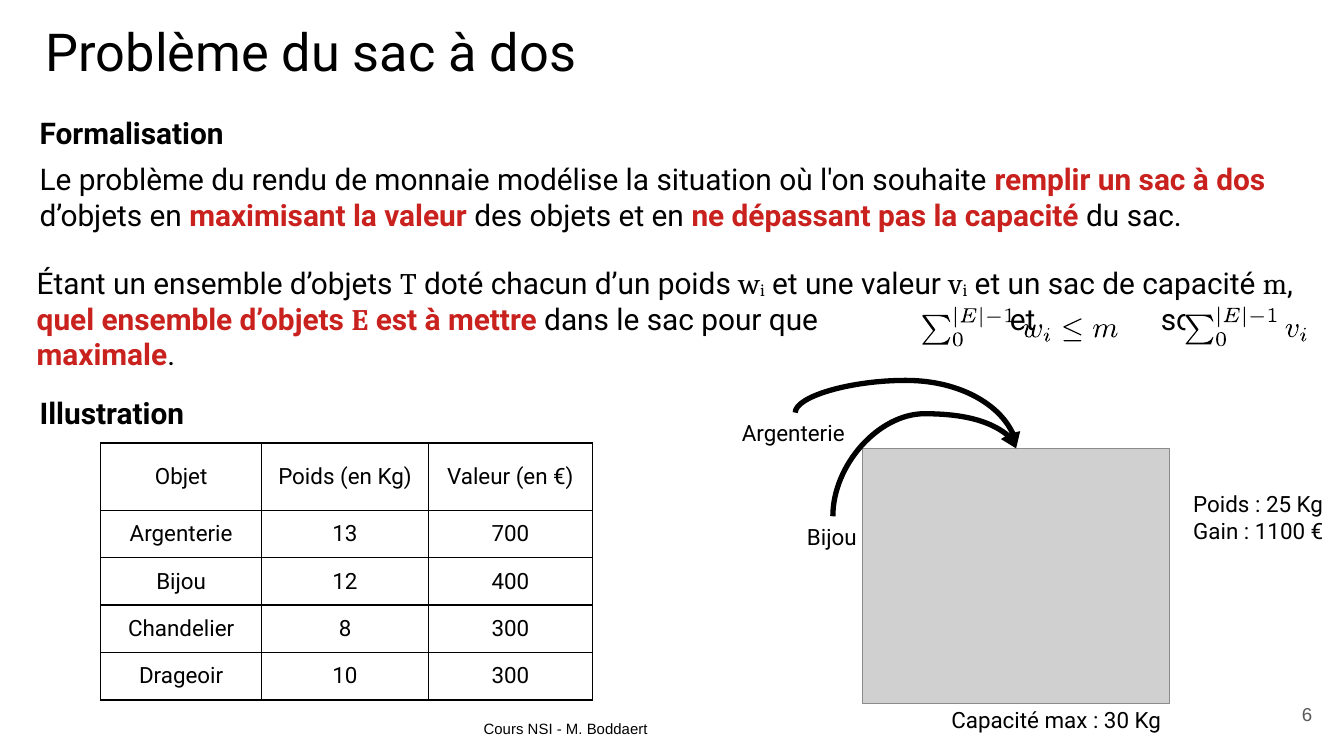
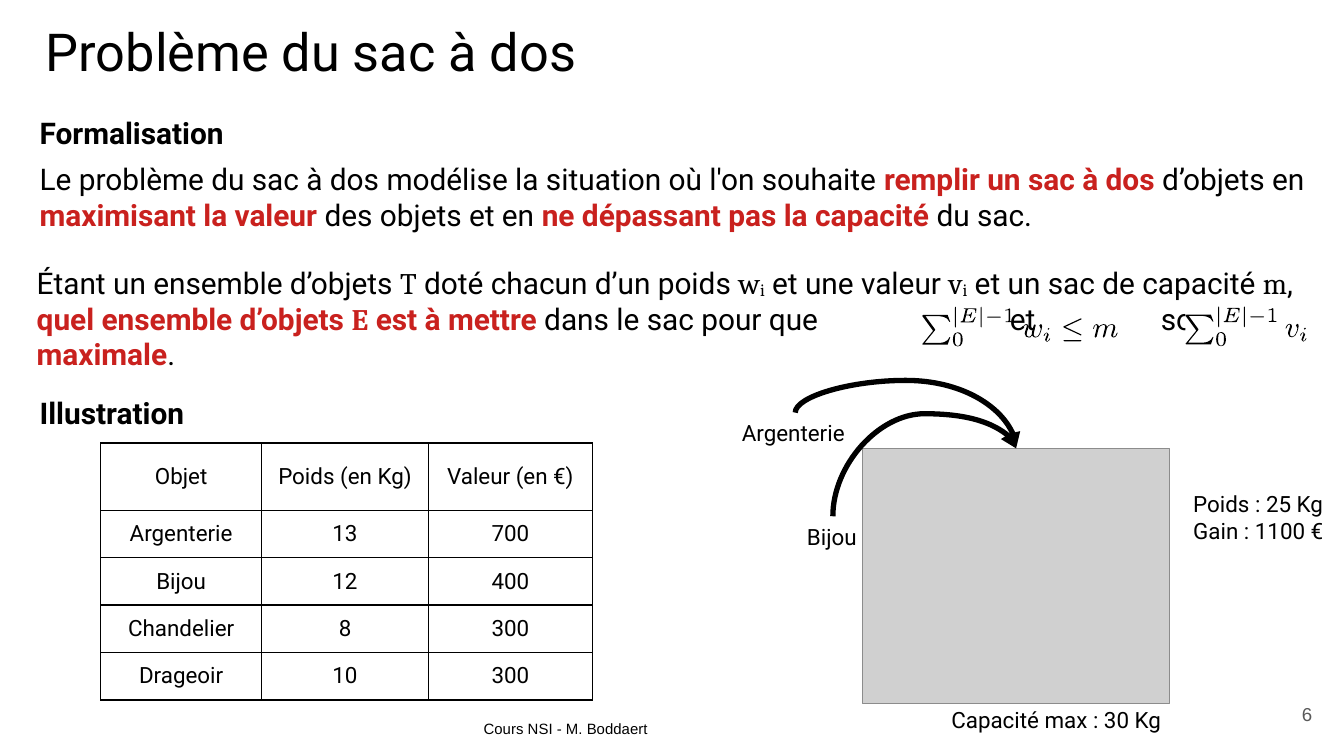
Before and after one commit to Philippe-Boddaert/Philippe-Boddaert.github.io, a slide deck: slide 6 of premiere/algorithmique/glouton/cours/diapo.odp. Drawn at 1344x756 pixels with LibreOffice and Linux fonts; fonts in the diff are those of the drawing; grey boxes stand for pictures; background and template pictures are left out. Boxes give left, top, right and bottom in pixels: in the first picture for what was removed or moved away, otherwise in the second. Text is boxed around its words. In the diff, an @@ line names an element or a change of style, - is before the commit and + after.

```diff
--- a/premiere/algorithmique/glouton/cours/diapo.odp
+++ b/premiere/algorithmique/glouton/cours/diapo.odp
@@ text at (40,167,1304,233): text changed @@
-Le problème du rendu de monnaie modélise la situation où l'on souhaite remplir un sac à dos d’objets en maximisant la valeur des objets et en ne dépassant pas la capacité du sac.
+Le problème du sac à dos modélise la situation où l'on souhaite remplir un sac à dos d’objets en maximisant la valeur des objets et en ne dépassant pas la capacité du sac.
```
Also in this commit, not shown: 1 other slide changed, 7 other files.
